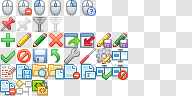
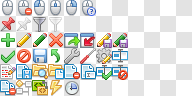
Two versions of the same layered image (192x96). Layer-by-layer changes:
added layer "lightning.png (FatCow)" above "Delayed action" over bbox(50, 80, 62, 96)
added group "Delayed action" with 3 layers above "grid" over bbox(65, 81, 79, 95)
added layer "clock-select.png (Fugue) original-overlay" (55%) in group "Delayed action" over bbox(65, 81, 79, 95)
added layer "clock-select.png (Fugue) original" in group "Delayed action" over bbox(65, 81, 79, 95)
